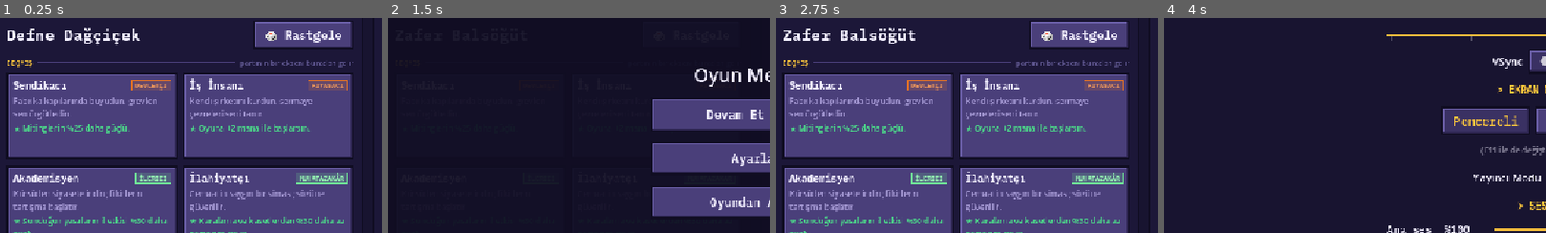
Above: before the commit, frames 1-4 (left to right).
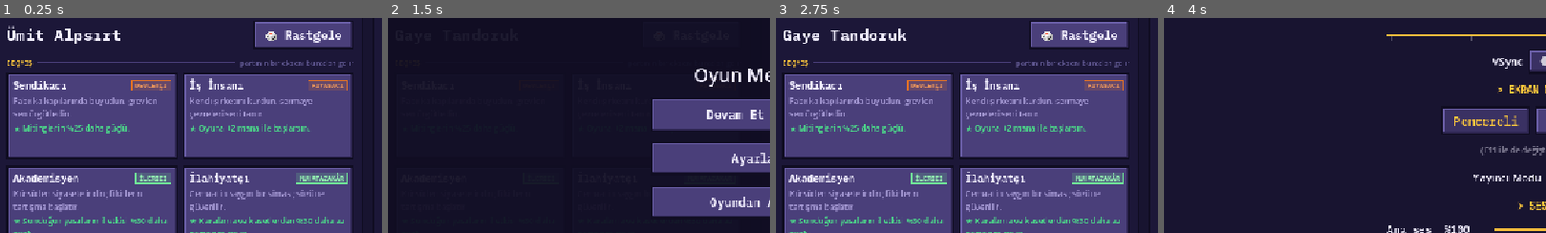
Above: after the commit, the same moments.

Repository: TriQue06/siyaset_oyunu_test_experimental
Game: Godot game, scene res://scenes/PoliticianSetup.tscn
The game is run twice, just before and just after one commit, with the same random seed, the same clock (stepped at 60 frames per second) and the same inputs. This scene is started directly instead of the project's main scene. Sound files missing from this copy of the repository are replaced by a short silence.
Inputs:
- Up to frame 1 (0.25 s): no input
- Up to frame 2 (1.5 s): click "🎲 Rastgele" at 0.5 s; click "Menü" at 1.25 s
- Up to frame 3 (2.75 s): click "Devam Et (ESC)" at 2 s
- Up to frame 4 (4 s): click "Menü" at 2.75 s; click "Ayarlar" at 3.5 s
The pictures show only the part of the screen within x 2-52%, y 19-69%; the shares and areas given below are measured in that part.

The runs differ from the first frame. In frame 1, 0.9% of the frame differs, in the area x 2-37%, y 3-13%; in frame 2, less than 0.1%; in frame 3, 0.8%; in frame 4, nothing differs.

Commit message:
Sürüm 0.0.114: rastgele adlar %75 erkek / %25 kadın, ad listesi genişledi
Co-Authored-By: Claude Opus 5.5 <noreply@anthropic.com>

Diff:
--- a/siyaset-oyunu/project.godot
+++ b/siyaset-oyunu/project.godot
@@ -11,7 +11,7 @@
 [application]
 
 config/name="Siyaset Oyunu"
-config/version="0.0.113"
+config/version="0.0.114"
 run/main_scene="res://scenes/Lobby.tscn"
 config/quit_on_go_back=false
 config/features=PackedStringArray("4.7", "Forward Plus")
--- a/siyaset-oyunu/scripts/politician_presets.gd
+++ b/siyaset-oyunu/scripts/politician_presets.gd
@@ -58,13 +58,25 @@
 const HOMETOWN_PULL := 0.4
 
 # --- Rastgele isim ----------------------------------------------------------------
-const FIRST_NAMES := [
-	"Ahmet", "Ayla", "Aras", "Bahar", "Barlas", "Belgin", "Berk", "Cansu", "Cemre", "Cihan",
-	"Defne", "Doruk", "Ece", "Emre", "Eylül", "Ferit", "Figen", "Gaye", "Gökay", "Gülay",
-	"Hakan", "Hülya", "Ilgın", "İlkay", "İpek", "Kaan", "Kerem", "Lale", "Levent", "Melis",
-	"Mert", "Nazlı", "Nevzat", "Nilgün", "Oktay", "Orhun", "Özge", "Pelin", "Rüya", "Selin",
-	"Serdar", "Sevgi", "Sinem", "Şebnem", "Tamer", "Tuba", "Tuncay", "Ufuk", "Ülkü", "Vedat",
-	"Yasemin", "Yekta", "Zafer", "Zeynep", "Arda", "Burcu", "Ceyda", "Erkin", "Gizem", "Onur",
+## Adlar: %75 erkek, %25 kadın (MALE_NAME_CHANCE). Liste büyüdükçe çeşit artar.
+const MALE_NAME_CHANCE := 0.75
+const MALE_NAMES := [
+	"Ahmet", "Aras", "Barlas", "Berk", "Cihan", "Doruk", "Emre", "Ferit", "Gökay", "Hakan",
+	"İlkay", "Kaan", "Kerem", "Levent", "Mert", "Nevzat", "Oktay", "Orhun", "Serdar", "Tamer",
+	"Tuncay", "Ufuk", "Vedat", "Yekta", "Zafer", "Arda", "Erkin", "Onur",
+	"Alper", "Atilla", "Bora", "Burak", "Cem", "Cengiz", "Coşkun", "Erhan", "Erol", "Ersin",
+	"Eren", "Fikret", "Halil", "Haluk", "Hasan", "Hüseyin", "İbrahim", "İsmail", "Kemal", "Koray",
+	"Kudret", "Metin", "Murat", "Mustafa", "Necati", "Nihat", "Oğuz", "Orhan", "Osman", "Özcan",
+	"Rıza", "Sadık", "Salih", "Selim", "Sinan", "Suat", "Şükrü", "Tarık", "Tayfun", "Turgut",
+	"Ümit", "Volkan", "Yavuz", "Yusuf", "Zeki", "Bülent", "Cahit", "Ergün", "Faruk", "Gürkan",
+	"Hikmet", "İlhan", "Kenan", "Mahir", "Necip", "Nurettin", "Rahmi", "Recai", "Sabri", "Şahin",
+]
+const FEMALE_NAMES := [
+	"Ayla", "Bahar", "Belgin", "Cansu", "Cemre", "Defne", "Ece", "Eylül", "Figen", "Gaye",
+	"Gülay", "Hülya", "Ilgın", "İpek", "Lale", "Melis", "Nazlı", "Nilgün", "Özge", "Pelin",
+	"Rüya", "Selin", "Sevgi", "Sinem", "Şebnem", "Tuba", "Ülkü", "Yasemin", "Zeynep", "Burcu",
+	"Ceyda", "Gizem", "Aslı", "Derya", "Elif", "Esra", "Filiz", "Gönül", "Handan", "Leyla",
+	"Meltem", "Nermin", "Nesrin", "Oya", "Serpil", "Sevim", "Songül", "Şule", "Türkan", "Zerrin",
 ]
 ## Soyad = kök + ek ("Gök" + "yelken" = "Gökyelken"). Yaygın siyasetçi
 ## soyadı kalıpları (-oğlu, -doğan, -demir, -kaya, -han ...) bilerek yok.
@@ -146,7 +158,9 @@
 
 ## {"first_name", "surname"}: sınırsız yeniden üretilebilir.
 static func random_name(avoid_surnames: Array = [], rng: RandomNumberGenerator = null) -> Dictionary:
-	return {"first_name": _pick(FIRST_NAMES, rng), "surname": random_surname(avoid_surnames, rng)}
+	var roll := rng.randf() if rng != null else randf()
+	var first := _pick(MALE_NAMES if roll < MALE_NAME_CHANCE else FEMALE_NAMES, rng)
+	return {"first_name": first, "surname": random_surname(avoid_surnames, rng)}
 
 ## Oyunda (diğer partilerde) kullanılan soyadları.
 static func used_surnames(except_peer: int = 0) -> Array:
--- a/siyaset-oyunu/tools/smoke_test_politician.gd
+++ b/siyaset-oyunu/tools/smoke_test_politician.gd
@@ -79,6 +79,16 @@
 		if PP.is_banned_surname(String(n["surname"])) or String(n["first_name"]) == "":
 			all_ok = false
 	check("500 rastgele isimde yasakli soyad yok", all_ok)
+	var males := 0
+	for i in 4000:
+		if PP.MALE_NAMES.has(PP.random_name()["first_name"]):
+			males += 1
+	check("adlarin ~%75'i erkek", absf(males / 4000.0 - 0.75) < 0.03, "%.3f" % (males / 4000.0))
+	var overlap := false
+	for n in PP.MALE_NAMES:
+		if PP.FEMALE_NAMES.has(n):
+			overlap = true
+	check("erkek ve kadin listeleri ayrik", not overlap)
 	check("soyadlar cesitli", seen.size() > 100, str(seen.size()))
 	check("gercek soyad reddedilir", not PP.is_valid(PP.make("Ali", "Erdoğan", "sendikaci", home)))
 	check("rastgele soyad kullanilani vermez", not PP.random_surname(["Gökyelken"]).is_empty())
Not shown, changed: siyaset-oyunu/export_presets.cfg
